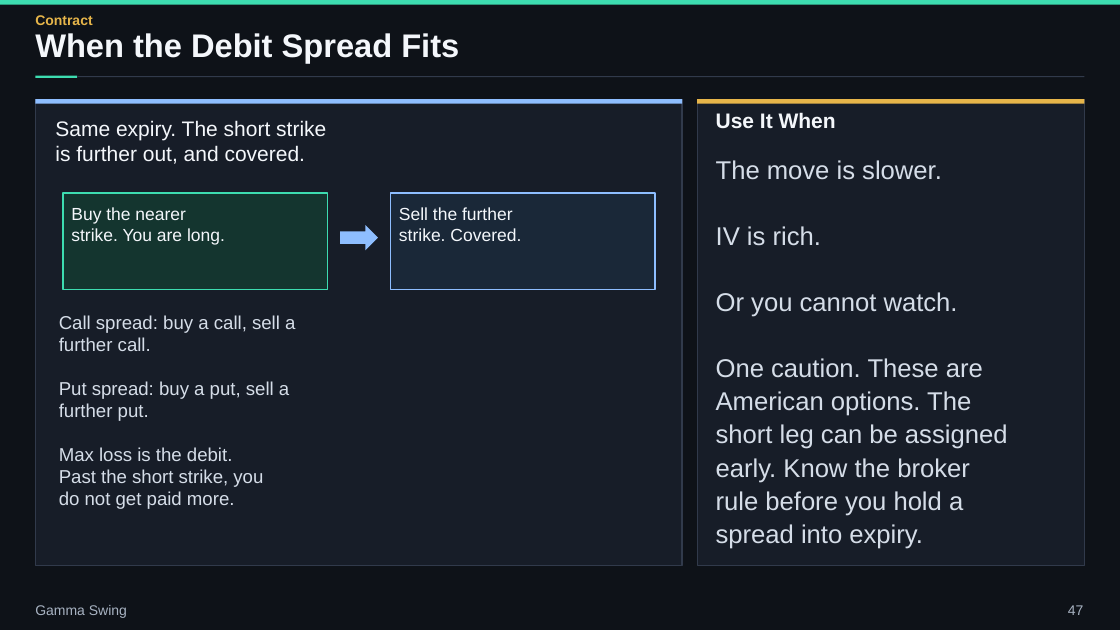
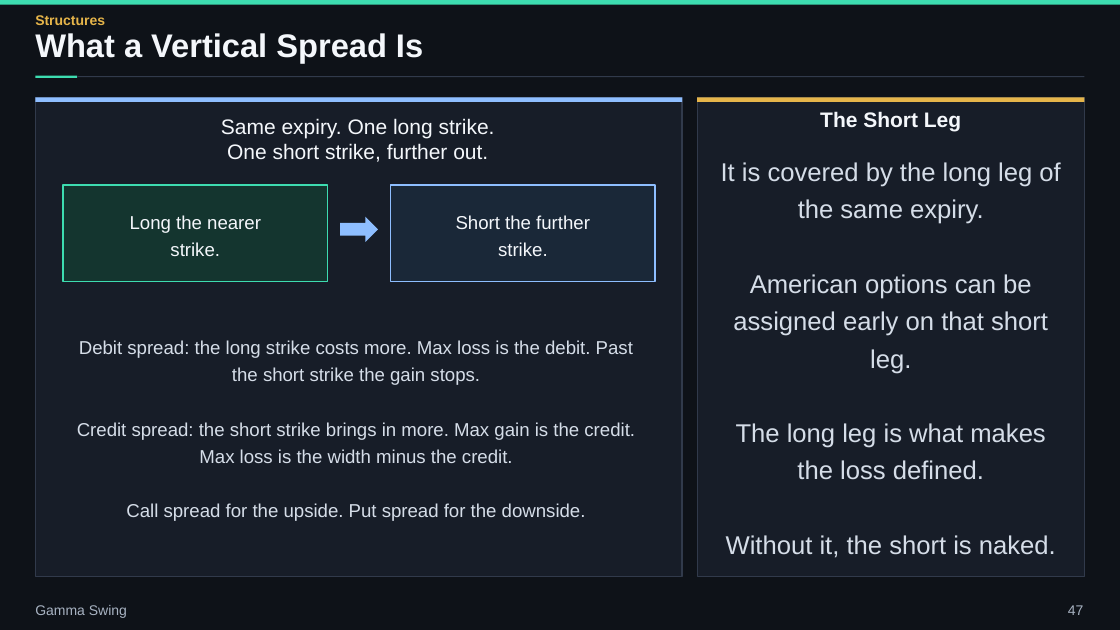
Before and after one commit to ArazMedia/Planner-Brain, a slide deck: slide 47 of decks/gamma-swing/gamma_swing.pptx. Drawn at 1120x630 pixels with LibreOffice and Linux fonts; fonts in the diff are those of the drawing. Boxes give left, top, right and bottom in pixels: in the first picture for what was removed or moved away, otherwise in the second. Text is boxed around its words. In the diff, an @@ line names an element or a change of style, - is before the commit and + after.

```diff
--- a/decks/gamma-swing/gamma_swing.pptx
+++ b/decks/gamma-swing/gamma_swing.pptx
@@ text at (35,15,105,25): text changed @@
-Contract
+Structures
@@ text at (35,33,423,63): text changed @@
-When the Debit Spread Fits
+What a Vertical Spread Is
@@ rectangle: place and size @@
-rectangle at (35,99,682,565)
+rectangle at (35,97,682,576)
@@ text at (221,118,495,162): text changed @@
-Same expiry. The short strike
-is further out, and covered.
+Same expiry. One long strike.
+One short strike, further out.
@@ rectangle: place and size @@
-rectangle at (697,99,1085,565)
+rectangle at (697,97,1085,576)
@@ text at (820,111,961,131): text changed @@
-Use It When
+The Short Leg
@@ text at (721,162,1060,558): text changed @@
-The move is slower.
-IV is rich.
-Or you cannot watch.
-One caution. These are
-American options. The
-short leg can be assigned
-early. Know the broker
-rule before you hold a
-spread into expiry.
+It is covered by the long leg of the same expiry.
+American options can be assigned early on that short leg.
+The long leg is what makes the loss defined.
+Without it, the short is naked.
@@ 2 rectangles, 1 right arrow: place and size @@
-2 rectangles, 1 right arrow at (63,193,655,290)
+2 rectangles, 1 right arrow at (63,185,655,281)
@@ text at (130,215,261,256): text changed; size 15 to 16 pt @@
-Buy the nearer
-strike. You are long.
+Long the nearer
+strike.
@@ text at (456,215,590,256): text changed; size 15 to 16 pt @@
-Sell the further
-strike. Covered.
+Short the further
+strike.
@@ text at (77,340,635,521): text changed @@
-Call spread: buy a call, sell a
-further call.
-Put spread: buy a put, sell a
-further put.
-Max loss is the debit.
-Past the short strike, you
-do not get paid more.
+Debit spread: the long strike costs more. Max loss is the debit. Past the short strike the gain stops.
+Credit spread: the short strike brings in more. Max gain is the credit. Max loss is the width minus the credit.
+Call spread for the upside. Put spread for the downside.
```
Also in this commit, not shown: 33 other slides changed, 12 slides added, 12 slides removed, 47 other files.
